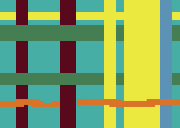
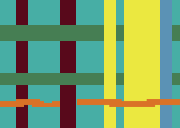
Revision of a layered w=180, h=128 image; what changed, layer by layer:
hid "Layer 1" over [0, 12, 180, 20]
